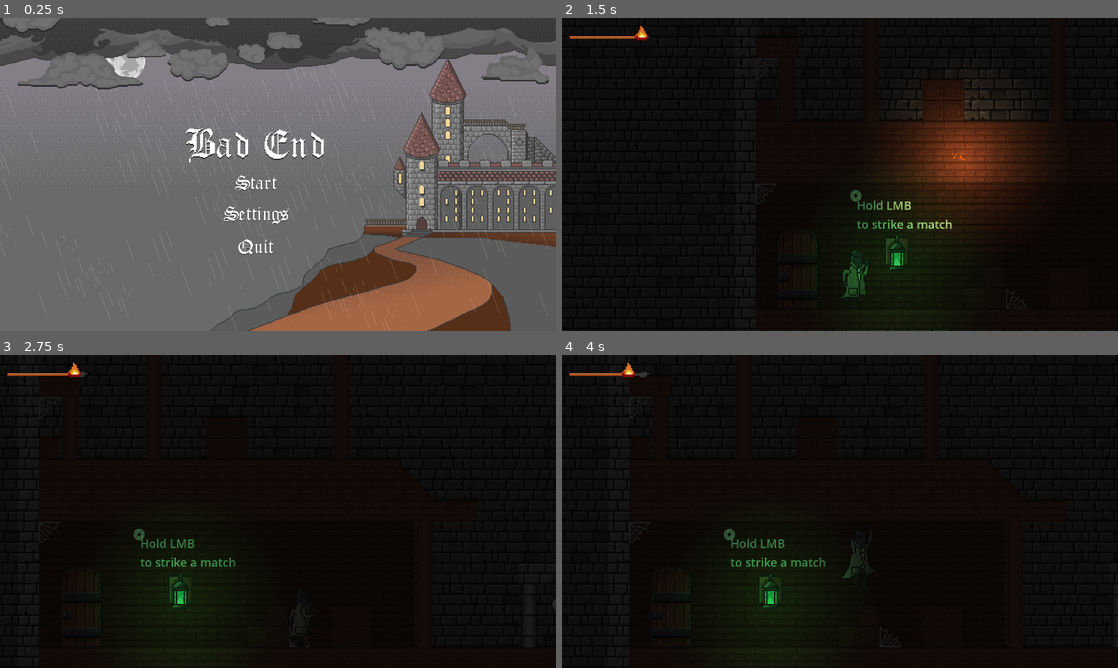
Above: before the commit, frames 1-4 (two rows, left to right).
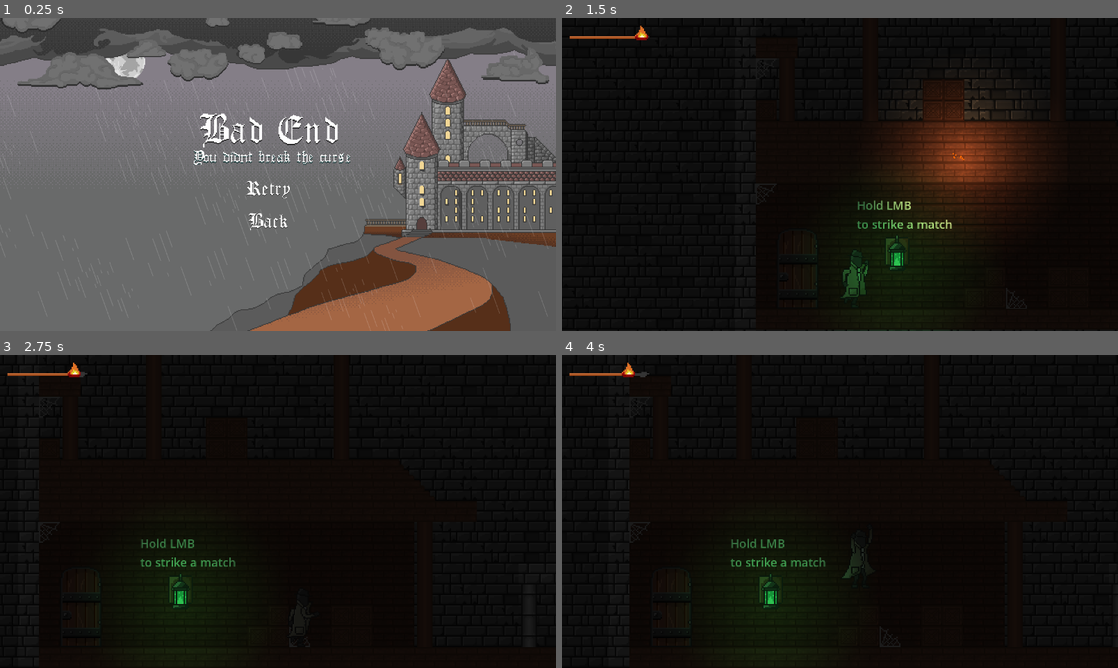
Above: after the commit, the same moments.

Repository: lestercantor/gwj-74---haunted
Game: Godot game, scene res://Art Assets/Art Scenes/BadEndScene.tscn
Two runs of this game, one before a commit and one after it. Both use one fixed random seed, a clock stepped at 60 frames per second and the inputs below. This scene is started directly instead of the project's main scene.
Inputs (mouse positions are in pixels of both pictures, inside the frame that each line leads up to):
- Up to frame 1 (0.25 s): no input
- Up to frame 2 (1.5 s): click (828, 190) at 0.52 s; move the mouse to (962, 158) at 1.27 s; press the mouse at (962, 158) at 1.28 s; hold D (move_right) from 1.28 s (still down)
- Up to frame 3 (2.75 s): keep holding D (move_right); tap Space (jump) at 1.52, 2.27 s; move the mouse to (166, 527) at 2.02 s; release the mouse at (166, 527) at 2.03 s; click (166, 527) at 2.1 s
- Up to frame 4 (4 s): move the mouse to (895, 442) at 2.77 s; release D (move_right) at 2.78 s; press the mouse at (895, 442) at 2.78 s; hold A (move_left) 2.78-3.53 s; move the mouse to (812, 574) at 3.52 s; release the mouse at (812, 574) at 3.53 s; hold D (move_right) from 3.53 s (still down); click (812, 574) at 3.6 s; tap Space (jump) at 3.77 s

The runs differ from the first frame. In frame 1, 2.5% of the frame differs, in the area x 33-63%, y 30-76%; in frame 2, less than 0.1%; in frame 3, less than 0.1%; in frame 4, less than 0.1%.

Commit message:
fixed things
fixed exit zone, added good end and bad end proper ui, added music to good end, tweaked audio buses

Diff:
--- a/Art Assets/Art Scenes/BadEndScene.tscn
+++ b/Art Assets/Art Scenes/BadEndScene.tscn
@@ -1,8 +1,8 @@
-[gd_scene load_steps=11 format=3 uid="uid://db7t6y7agrrgj"]
+[gd_scene load_steps=12 format=3 uid="uid://db7t6y7agrrgj"]
 
 [ext_resource type="AudioStream" uid="uid://cmfu28uuswd7y" path="res://Art Assets/Audio/RainLoop.wav" id="1_jm6l8"]
-[ext_resource type="PackedScene" uid="uid://bpdn4qiyiuosk" path="res://Art Assets/Art Scenes/Mainmenu.tscn" id="2_eu87b"]
 [ext_resource type="Script" path="res://Art Assets/ArtScripts/CloudMovement.gd" id="3_25us4"]
+[ext_resource type="PackedScene" uid="uid://po6kuttq13t0" path="res://Art Assets/Art Scenes/RetryMenu.tscn" id="3_gjp3e"]
 [ext_resource type="Texture2D" uid="uid://bjeonby6l21pm" path="res://Art Assets/Backgrounds/HighCloudLayer.png" id="4_wti6e"]
 [ext_resource type="Texture2D" uid="uid://7ygbx7c156t5" path="res://Art Assets/Backgrounds/ForegroundCloudLayer.png" id="5_wjb66"]
 [ext_resource type="Texture2D" uid="uid://7v6r8qqqk45l" path="res://Art Assets/UI/BadEnd.png" id="6_e31jw"]
@@ -10,6 +10,7 @@
 [ext_resource type="Texture2D" uid="uid://8jgj76as3b0p" path="res://Art Assets/Backgrounds/Moon.png" id="7_s56w2"]
 [ext_resource type="Texture2D" uid="uid://dj4vgm6rxrhvd" path="res://Art Assets/Backgrounds/Castle.png" id="8_f8p7f"]
 [ext_resource type="Texture2D" uid="uid://ssnyyu2g1vsk" path="res://Art Assets/Backgrounds/RainLayer.png" id="9_2mg1y"]
+[ext_resource type="Texture2D" uid="uid://c812ta53mrq0m" path="res://Art Assets/UI/BadEnd text.png" id="11_v0twk"]
 
 [node name="Node2D" type="Node2D"]
 
@@ -17,23 +18,20 @@
 stream = ExtResource("1_jm6l8")
 volume_db = -25.0
 autoplay = true
+bus = &"Sound Effects"
 
 [node name="CanvasLayer" type="CanvasLayer" parent="."]
 
-[node name="Menu" parent="CanvasLayer" instance=ExtResource("2_eu87b")]
-custom_minimum_size = Vector2(250, 250)
-anchor_left = 0.046
-anchor_right = 0.164
-anchor_bottom = 0.673
-offset_left = 436.12
-offset_top = 351.0
-offset_right = 535.08
-offset_bottom = 116.44
-
 [node name="BadEnd" type="Sprite2D" parent="CanvasLayer"]
-position = Vector2(591, 292)
+position = Vector2(623, 258)
 scale = Vector2(2, 2)
 texture = ExtResource("6_e31jw")
+
+[node name="Menu2" parent="CanvasLayer" instance=ExtResource("3_gjp3e")]
+offset_left = 523.0
+offset_top = 366.0
+offset_right = 523.104
+offset_bottom = 365.728
 
 [node name="ParallaxBackground" type="ParallaxBackground" parent="."]
 
@@ -94,3 +92,8 @@
 scale = Vector2(1.8, 1.8)
 skew = -0.349066
 texture = ExtResource("9_2mg1y")
+
+[node name="BadEndText" type="Sprite2D" parent="."]
+position = Vector2(626, 320)
+scale = Vector2(2, 2)
+texture = ExtResource("11_v0twk")
--- a/Art Assets/Art Scenes/GoodEndScene.tscn
+++ b/Art Assets/Art Scenes/GoodEndScene.tscn
@@ -1,7 +1,10 @@
-[gd_scene load_steps=8 format=3 uid="uid://brw1cg86snypr"]
+[gd_scene load_steps=11 format=3 uid="uid://brw1cg86snypr"]
 
-[ext_resource type="PackedScene" uid="uid://bpdn4qiyiuosk" path="res://Art Assets/Art Scenes/Mainmenu.tscn" id="2_sx4dv"]
+[ext_resource type="AudioStream" uid="uid://eknxyvso8byw" path="res://Art Assets/Audio/mixkit-birds-in-forest-loop-1239.wav" id="1_chx4y"]
+[ext_resource type="AudioStream" uid="uid://njec3hyx8hns" path="res://Art Assets/Audio/Spring In My Step [ ezmp3.cc ].mp3" id="2_a035t"]
+[ext_resource type="PackedScene" uid="uid://po6kuttq13t0" path="res://Art Assets/Art Scenes/RetryMenu.tscn" id="3_odq04"]
 [ext_resource type="Texture2D" uid="uid://df57xgo28c45q" path="res://Art Assets/UI/GoodEnd.png" id="3_urnpd"]
+[ext_resource type="Texture2D" uid="uid://c8uucqpwm55ys" path="res://Art Assets/UI/GoodEndText.png" id="4_0gy1n"]
 [ext_resource type="Script" path="res://Art Assets/ArtScripts/CloudMovement.gd" id="4_hjvmm"]
 [ext_resource type="Texture2D" uid="uid://cyfgmgpc35qdk" path="res://Art Assets/Backgrounds/HighCloudLayerLight.png" id="5_3fskd"]
 [ext_resource type="Texture2D" uid="uid://7ygbx7c156t5" path="res://Art Assets/Backgrounds/ForegroundCloudLayer.png" id="6_m4nra"]
@@ -10,22 +13,35 @@
 
 [node name="Node2D" type="Node2D"]
 
+[node name="Birds" type="AudioStreamPlayer" parent="."]
+stream = ExtResource("1_chx4y")
+volume_db = -25.0
+autoplay = true
+bus = &"Sound Effects"
+
+[node name="Music" type="AudioStreamPlayer" parent="."]
+stream = ExtResource("2_a035t")
+volume_db = -25.0
+autoplay = true
+bus = &"Music"
+
 [node name="CanvasLayer" type="CanvasLayer" parent="."]
-
-[node name="Menu" parent="CanvasLayer" instance=ExtResource("2_sx4dv")]
-custom_minimum_size = Vector2(250, 250)
-anchor_left = 0.046
-anchor_right = 0.164
-anchor_bottom = 0.673
-offset_left = 436.12
-offset_top = 351.0
-offset_right = 535.08
-offset_bottom = 116.44
 
 [node name="GoodEnd" type="Sprite2D" parent="CanvasLayer"]
 position = Vector2(591, 292)
 scale = Vector2(2, 2)
 texture = ExtResource("3_urnpd")
+
+[node name="Menu2" parent="CanvasLayer" instance=ExtResource("3_odq04")]
+offset_left = 511.0
+offset_top = 379.0
+offset_right = 511.104
+offset_bottom = 378.728
+
+[node name="GoodEndText" type="Sprite2D" parent="CanvasLayer"]
+position = Vector2(598, 354)
+scale = Vector2(2, 2)
+texture = ExtResource("4_0gy1n")
 
 [node name="ParallaxBackground" type="ParallaxBackground" parent="."]
 
--- a/Art Assets/Art Scenes/Mainmenu.tscn
+++ b/Art Assets/Art Scenes/Mainmenu.tscn
@@ -36,6 +36,7 @@
 
 [node name="SettingsButton" type="Button" parent="VBoxContainer"]
 layout_mode = 2
+focus_mode = 0
 icon = ExtResource("4_tioxj")
 flat = true
 
--- /dev/null
+++ b/Art Assets/Art Scenes/RetryMenu.tscn
@@ -0,0 +1,47 @@
+[gd_scene load_steps=5 format=3 uid="uid://po6kuttq13t0"]
+
+[ext_resource type="Script" path="res://Art Assets/Art Scenes/retry_menu.gd" id="1_ptm7f"]
+[ext_resource type="FontFile" uid="uid://bcab12gimgui0" path="res://Art Assets/Fonts/OldLondon.ttf" id="2_61763"]
+[ext_resource type="Texture2D" uid="uid://bbyq6et0s67y4" path="res://Art Assets/UI/Retry.png" id="3_ukb5j"]
+[ext_resource type="Texture2D" uid="uid://d1shn8jomfi46" path="res://Art Assets/UI/Back.png" id="4_dmc1n"]
+
+[node name="Menu" type="Control"]
+layout_mode = 3
+anchor_right = 0.098
+anchor_bottom = 0.164
+offset_right = 0.103996
+offset_bottom = -0.272003
+grow_horizontal = 2
+grow_vertical = 2
+script = ExtResource("1_ptm7f")
+
+[node name="VBoxContainer" type="VBoxContainer" parent="."]
+clip_contents = true
+layout_mode = 2
+offset_right = 188.0
+offset_bottom = 137.0
+size_flags_horizontal = 0
+theme_override_constants/separation = 15
+
+[node name="RestartButton" type="Button" parent="VBoxContainer"]
+layout_mode = 2
+focus_mode = 0
+theme_override_fonts/font = ExtResource("2_61763")
+theme_override_font_sizes/font_size = 50
+icon = ExtResource("3_ukb5j")
+flat = true
+alignment = 0
+icon_alignment = 1
+
+[node name="QuitButton" type="Button" parent="VBoxContainer"]
+layout_mode = 2
+focus_mode = 0
+theme_override_fonts/font = ExtResource("2_61763")
+theme_override_font_sizes/font_size = 50
+icon = ExtResource("4_dmc1n")
+flat = true
+alignment = 0
+icon_alignment = 1
+
+[connection signal="pressed" from="VBoxContainer/RestartButton" to="." method="_on_restart_button_pressed"]
+[connection signal="pressed" from="VBoxContainer/QuitButton" to="." method="_on_quit_button_pressed"]
--- /dev/null
+++ b/Art Assets/Art Scenes/retry_menu.gd
@@ -0,0 +1,9 @@
+extends Control
+
+
+func _on_restart_button_pressed() -> void:
+	get_tree().change_scene_to_file("res://Level/Level.tscn")
+
+
+func _on_quit_button_pressed() -> void:
+	get_tree().change_scene_to_file("res://Art Assets/Art Scenes/MainMenuBackground.tscn")
--- a/Level/Level.tscn
+++ b/Level/Level.tscn
@@ -151,7 +151,7 @@
 volume_db = -25.0
 pitch_scale = 0.25
 autoplay = true
-bus = &"Music/Ambience"
+bus = &"LevelAmbience"
 
 [node name="CanvasLayer" type="CanvasLayer" parent="."]
 
@@ -369,12 +369,7 @@
 position = Vector2(2293, 970)
 
 [node name="CollisionShape2D" parent="ExitArea" index="0"]
-position = Vector2(-2215, -18)
-
-[node name="Eyes" parent="ExitArea/CollisionShape2D" index="0" instance=ExtResource("18_d6rqk")]
-
-[node name="Eyes" parent="." instance=ExtResource("18_d6rqk")]
-position = Vector2(-565, 845)
+position = Vector2(19, -27.25)
 
 [node name="Eyes2" parent="." instance=ExtResource("18_d6rqk")]
 position = Vector2(-15, 360)
@@ -396,4 +391,64 @@
 position = Vector2(2, 451)
 scale = Vector2(2, 2)
 
+[node name="Eyes8" parent="." instance=ExtResource("18_d6rqk")]
+position = Vector2(1226, 680)
+
+[node name="Eyes9" parent="." instance=ExtResource("18_d6rqk")]
+position = Vector2(1242, 690)
+
+[node name="Eyes10" parent="." instance=ExtResource("18_d6rqk")]
+position = Vector2(1231, 746)
+
+[node name="Eyes11" parent="." instance=ExtResource("18_d6rqk")]
+position = Vector2(1258, 677)
+
+[node name="Eyes12" parent="." instance=ExtResource("18_d6rqk")]
+position = Vector2(1256, 714)
+scale = Vector2(2, 2)
+
+[node name="Eyes13" parent="." instance=ExtResource("18_d6rqk")]
+position = Vector2(1243, 771)
+scale = Vector2(2, 2)
+
+[node name="Eyes14" parent="." instance=ExtResource("18_d6rqk")]
+position = Vector2(2248, 202)
+
+[node name="Eyes15" parent="." instance=ExtResource("18_d6rqk")]
+position = Vector2(2264, 212)
+
+[node name="Eyes16" parent="." instance=ExtResource("18_d6rqk")]
+position = Vector2(2253, 268)
+
+[node name="Eyes17" parent="." instance=ExtResource("18_d6rqk")]
+position = Vector2(2280, 199)
+
+[node name="Eyes18" parent="." instance=ExtResource("18_d6rqk")]
+position = Vector2(2278, 236)
+scale = Vector2(2, 2)
+
+[node name="Eyes19" parent="." instance=ExtResource("18_d6rqk")]
+position = Vector2(2265, 293)
+scale = Vector2(2, 2)
+
+[node name="Eyes20" parent="." instance=ExtResource("18_d6rqk")]
+position = Vector2(-930, -726)
+
+[node name="Eyes21" parent="." instance=ExtResource("18_d6rqk")]
+position = Vector2(-914, -716)
+
+[node name="Eyes22" parent="." instance=ExtResource("18_d6rqk")]
+position = Vector2(-925, -660)
+
+[node name="Eyes23" parent="." instance=ExtResource("18_d6rqk")]
+position = Vector2(-898, -729)
+
+[node name="Eyes24" parent="." instance=ExtResource("18_d6rqk")]
+position = Vector2(-900, -692)
+scale = Vector2(2, 2)
+
+[node name="Eyes25" parent="." instance=ExtResource("18_d6rqk")]
+position = Vector2(-913, -635)
+scale = Vector2(2, 2)
+
 [editable path="ExitArea"]
--- a/Level/exit_area.gd
+++ b/Level/exit_area.gd
@@ -4,7 +4,7 @@
 	if not body is Player: return
 
 	if GlobalCounter.count > 0:
-		get_tree().change_scene_to_file.call_deferred("res://Art Assets/Art Scenes/BadEndScene.tscn")
+		get_tree().change_scene_to_file("res://Art Assets/Art Scenes/BadEndScene.tscn")
 
 	else:
-		get_tree().change_scene_to_file.call_deferred("res://Art Assets/Art Scenes/GoodEndScene.tscn")
+		get_tree().change_scene_to_file("res://Art Assets/Art Scenes/GoodEndScene.tscn")
--- a/Paintings/eye.gd
+++ b/Paintings/eye.gd
@@ -1,4 +1,4 @@
-extends Sprite2D
+extends AnimatedSprite2D
 
 @onready var pupil: Sprite2D = $Pupil
 
--- a/default_bus_layout.tres
+++ b/default_bus_layout.tres
@@ -15,7 +15,7 @@
 bus/1/bypass_fx = false
 bus/1/volume_db = 0.0
 bus/1/send = &"Master"
-bus/2/name = &"Music/Ambience"
+bus/2/name = &"LevelAmbience"
 bus/2/solo = false
 bus/2/mute = false
 bus/2/bypass_fx = false
@@ -23,3 +23,9 @@
 bus/2/send = &"Master"
 bus/2/effect/0/effect = SubResource("AudioEffectReverb_2lkf4")
 bus/2/effect/0/enabled = true
+bus/3/name = &"Music"
+bus/3/solo = false
+bus/3/mute = false
+bus/3/bypass_fx = false
+bus/3/volume_db = 0.0
+bus/3/send = &"Master"
Not shown, added: Art Assets/Audio/Spring In My Step [ ezmp3.cc ].mp3.import
Not shown, added: Art Assets/Audio/mixkit-birds-in-forest-loop-1239.wav.import
Binary file added: Art Assets/UI/BadEnd text.png
Not shown, added: Art Assets/UI/BadEnd text.png.import
Binary file added: Art Assets/UI/GoodEndText.png
Not shown, added: Art Assets/UI/GoodEndText.png.import
Binary file added: Art Assets/UI/Retry.png
Not shown, added: Art Assets/UI/Retry.png.import
Not shown, added: Art Assets/Audio/Spring In My Step [ ezmp3.cc ].mp3
Not shown, added: Art Assets/Audio/mixkit-birds-in-forest-loop-1239.wav
